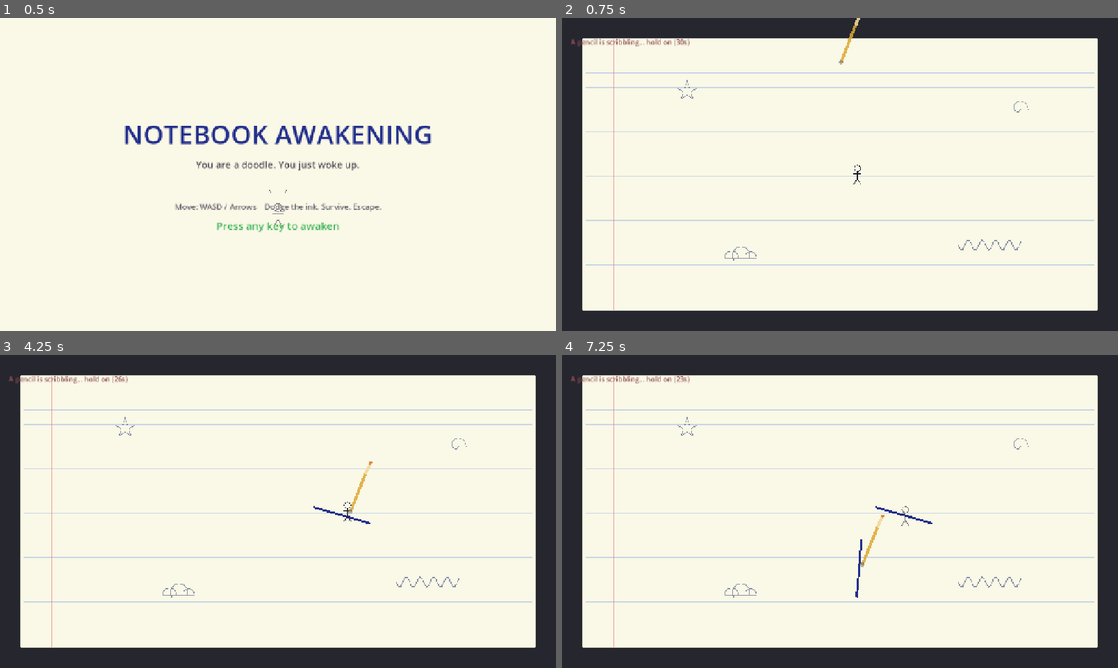
Above: before the commit, frames 1-4 (two rows, left to right).
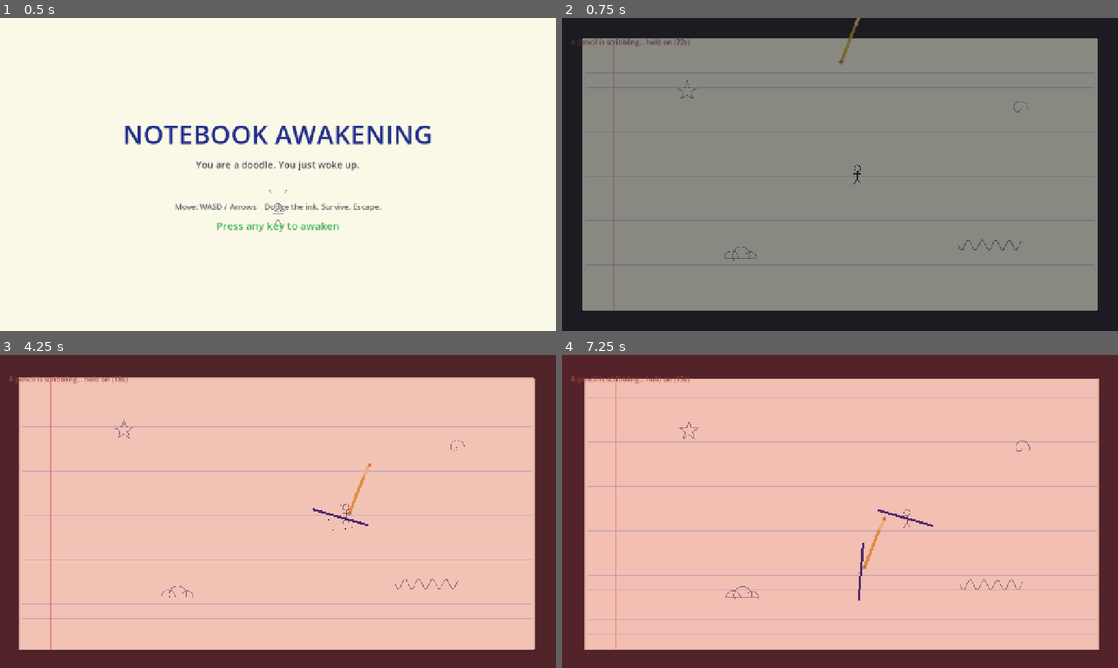
Above: after the commit, the same moments.

Repository: shiarauzo/Shebuiltthis-gamejam
Game: Godot game, scene res://scenes/title.tscn
The game is run twice, just before and just after one commit, with the same random seed, the same clock (stepped at 60 frames per second) and the same inputs.
Inputs (mouse positions are in pixels of both pictures, inside the frame that each line leads up to):
- Up to frame 1 (0.5 s): no input
- Up to frame 2 (0.75 s): tap Enter at 0.5 s; move the mouse to (962, 158) at 0.52 s; hold D from 0.53 s (still down); click (962, 158) at 0.67 s
- Up to frame 3 (4.25 s): move the mouse to (166, 527) at 1.27 s; release D at 1.28 s; hold S 1.28-2.03 s; click (166, 527) at 1.42 s; move the mouse to (333, 442) at 2.02 s; hold D 2.03-2.78 s; click (333, 442) at 2.17 s; move the mouse to (250, 574) at 2.77 s; hold W 2.78-3.53 s; click (250, 574) at 2.92 s; move the mouse to (444, 558) at 3.52 s; hold A from 3.53 s (still down); click (444, 558) at 3.67 s
- Up to frame 4 (7.25 s): move the mouse to (673, 464) at 4.27 s; click (673, 464) at 4.42 s; move the mouse to (867, 511) at 5.02 s; release A at 5.03 s; hold S 5.03-5.78 s; click (867, 511) at 5.17 s; move the mouse to (756, 433) at 5.77 s; hold D 5.78-6.53 s; click (756, 433) at 5.92 s; move the mouse to (962, 495) at 6.52 s; hold W from 6.53 s (still down); click (962, 495) at 6.67 s

Frame 1 is identical in both runs. In frame 2, 81% of the frame differs, in the area x 1-97%, y 0-94%; in frame 3, 100%; in frame 4, 100%, in the area x 0-100%, y 0-100%.

Commit message:
Add game-feel juice and tune pacing
- Camera with screen shake on hit and on eraser spawn
- Red hit-flash and a pink flash when the eraser awakens
- Ink-splatter particle burst when a stroke lands
- Trailing eraser-shaving dust
- Punchier pacing: eraser at 22s, survive it 10s (was 30s/12s)

Diff:
--- a/scripts/eraser.gd
+++ b/scripts/eraser.gd
@@ -22,6 +22,21 @@
 	add_child(cs)
 	body_entered.connect(_on_body_entered)
 
+	# Trailing eraser-shaving dust.
+	var dust := CPUParticles2D.new()
+	dust.amount = 18
+	dust.lifetime = 0.6
+	dust.spread = 180.0
+	dust.direction = Vector2(0, 1)
+	dust.gravity = Vector2(0, 50)
+	dust.initial_velocity_min = 8.0
+	dust.initial_velocity_max = 45.0
+	dust.scale_amount_min = 1.0
+	dust.scale_amount_max = 2.5
+	dust.color = Color(0.96, 0.86, 0.89, 0.7)
+	dust.emitting = true
+	add_child(dust)
+
 func _process(delta: float) -> void:
 	if target and is_instance_valid(target):
 		var to := target.global_position - global_position
--- a/scripts/game.gd
+++ b/scripts/game.gd
@@ -10,8 +10,8 @@
 
 signal game_over(won: bool)
 
-@export var eraser_trigger_time := 30.0
-@export var escape_open_delay := 12.0
+@export var eraser_trigger_time := 22.0
+@export var escape_open_delay := 10.0
 
 var survival_time := 0.0
 var phase := 1
@@ -25,9 +25,22 @@
 var hud_label: Label
 var phase_label: Label
 
+# Screen FX
+var cam: Camera2D
+var flash_rect: ColorRect
+var fade_rect: ColorRect
+var _shake_t := 0.0
+var _shake_dur := 0.0
+var _shake_mag := 0.0
+
 func _ready() -> void:
 	randomize()
 	var r: Rect2 = Game.sheet_rect
+
+	cam = Camera2D.new()
+	cam.position = Vector2(640, 360)
+	add_child(cam)
+	cam.make_current()
 
 	var nb := Notebook.new()
 	nb.z_index = -10
@@ -41,6 +54,7 @@
 	player.global_position = r.position + r.size * 0.5
 	add_child(player)
 	player.died.connect(_on_player_died)
+	player.health_changed.connect(_on_player_hit)
 
 	pencil = Pencil.new()
 	pencil.target = player
@@ -66,7 +80,50 @@
 	phase_label.add_theme_color_override("font_color", Color(0.55, 0.30, 0.32))
 	layer.add_child(phase_label)
 
+	# Screen-FX overlay (flash + fade), above the HUD.
+	var fx := CanvasLayer.new()
+	fx.layer = 10
+	add_child(fx)
+
+	flash_rect = ColorRect.new()
+	flash_rect.color = Color(1, 0, 0, 0)
+	flash_rect.size = Vector2(1280, 720)
+	flash_rect.mouse_filter = Control.MOUSE_FILTER_IGNORE
+	fx.add_child(flash_rect)
+
+	fade_rect = ColorRect.new()
+	fade_rect.color = Color(0.06, 0.06, 0.08, 1)
+	fade_rect.size = Vector2(1280, 720)
+	fade_rect.mouse_filter = Control.MOUSE_FILTER_IGNORE
+	fx.add_child(fade_rect)
+	var fade_tw := create_tween()
+	fade_tw.tween_property(fade_rect, "color:a", 0.0, 0.45)
+
+func shake(mag: float, dur: float) -> void:
+	_shake_mag = mag
+	_shake_dur = dur
+	_shake_t = dur
+
+func flash(col: Color, peak: float, dur: float) -> void:
+	if flash_rect == null:
+		return
+	flash_rect.color = Color(col.r, col.g, col.b, peak)
+	var tw := create_tween()
+	tw.tween_property(flash_rect, "color:a", 0.0, dur)
+
+func _on_player_hit(_health: int) -> void:
+	shake(9.0, 0.28)
+	flash(Color(0.85, 0.1, 0.1), 0.32, 0.32)
+
 func _process(delta: float) -> void:
+	# Screen shake decays even during the end cinematic.
+	if _shake_t > 0.0 and cam:
+		_shake_t -= delta
+		var amt := _shake_mag * maxf(0.0, _shake_t / _shake_dur)
+		cam.offset = Vector2(randf_range(-amt, amt), randf_range(-amt, amt))
+	elif cam:
+		cam.offset = Vector2.ZERO
+
 	if ended:
 		return
 	survival_time += delta
@@ -95,6 +152,9 @@
 	eraser.global_position = _farthest_corner_from(player.global_position)
 	add_child(eraser)
 	eraser.caught_player.connect(_on_player_died)
+	# Dramatic "the eraser woke up" jolt.
+	shake(16.0, 0.5)
+	flash(Color(0.95, 0.55, 0.66), 0.4, 0.5)
 
 func _farthest_corner_from(p: Vector2) -> Vector2:
 	var r: Rect2 = Game.sheet_rect
--- a/scripts/ink.gd
+++ b/scripts/ink.gd
@@ -33,6 +33,24 @@
 	cs.rotation = (b - a).angle() - PI / 2.0  # capsule long axis is vertical by default
 	add_child(cs)
 
+	# Ink-splatter burst where the stroke lands.
+	var burst := CPUParticles2D.new()
+	burst.position = mid
+	burst.one_shot = true
+	burst.explosiveness = 0.9
+	burst.amount = 10
+	burst.lifetime = 0.5
+	burst.direction = Vector2(1, 0)
+	burst.spread = 180.0
+	burst.initial_velocity_min = 40.0
+	burst.initial_velocity_max = 130.0
+	burst.gravity = Vector2.ZERO
+	burst.scale_amount_min = 1.0
+	burst.scale_amount_max = 2.5
+	burst.color = Color(0.13, 0.18, 0.55)
+	burst.emitting = true
+	add_child(burst)
+
 func _physics_process(_delta: float) -> void:
 	# Continuous hazard: damages on overlap (not just on entry), so a stroke
 	# drawn on top of a standing player still hurts. take_damage() respects
